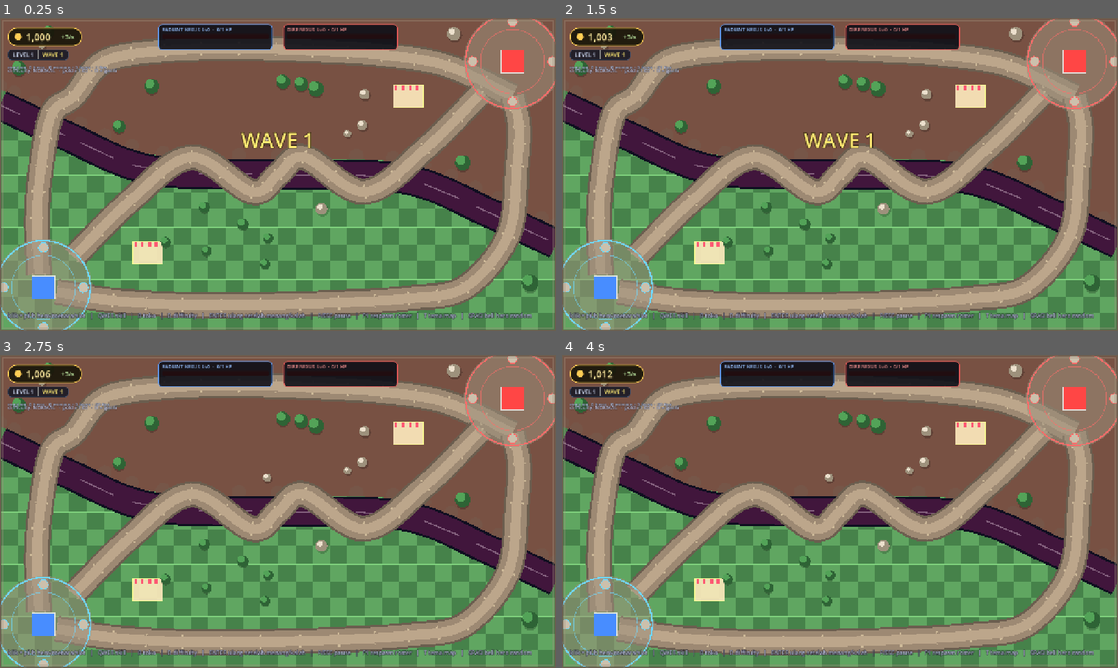
Above: before the commit, frames 1-4 (two rows, left to right).
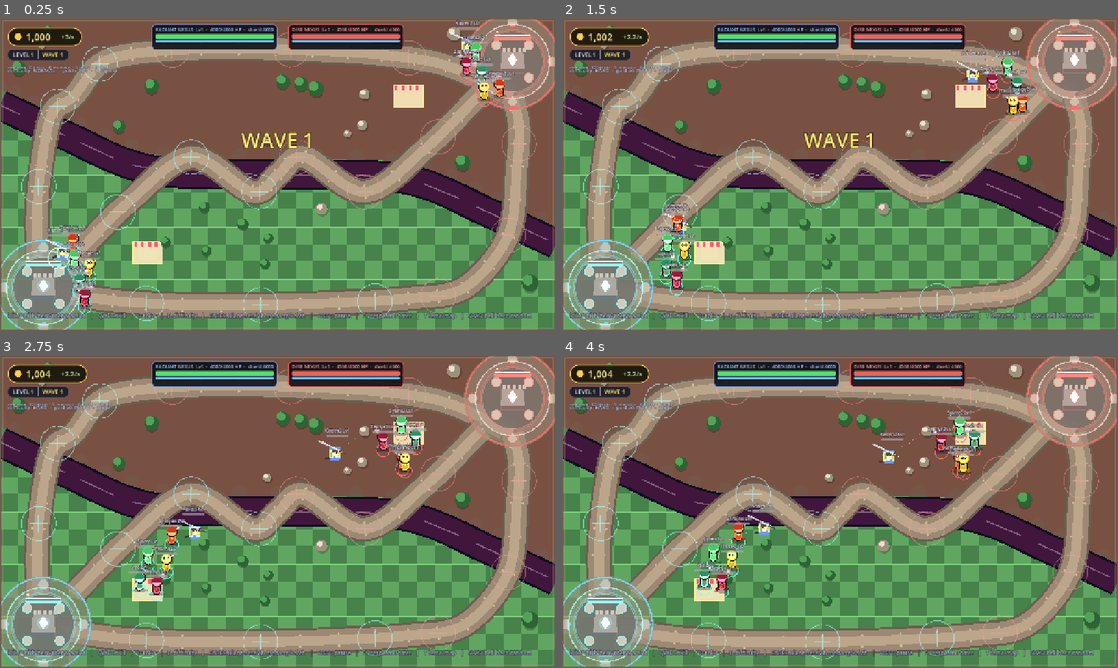
Above: after the commit, the same moments.

Repository: dharmawantoxi/mystic-arena
Game: Godot game, scene res://scenes/main.tscn
Same seed, same stepped clock (60 frames per second), same inputs: the game is played once before the commit and once after it.
Inputs (mouse positions are in pixels of both pictures, inside the frame that each line leads up to):
- Up to frame 1 (0.25 s): no input
- Up to frame 2 (1.5 s): tap Enter (restart_match) at 0.5 s; move the mouse to (962, 158) at 0.52 s; hold D (cycle_difficulty) 0.53-1.28 s; click (962, 158) at 0.67 s; tap B (toggle_shop) at 0.77 s; move the mouse to (728, 190) at 1.27 s; tap Space at 1.35 s; click (728, 190) at 1.42 s
- Up to frame 3 (2.75 s): tap B (toggle_shop) at 1.52 s; move the mouse to (333, 442) at 2.02 s; tap F at 2.1 s; click (333, 442) at 2.17 s
- Up to frame 4 (4 s): move the mouse to (812, 574) at 2.77 s; tap P at 2.85 s; click (812, 574) at 2.92 s; tap B (toggle_shop) at 3.02, 3.77 s; tap Enter (restart_match) at 3.5 s; move the mouse to (1006, 558) at 3.52 s; tap T at 3.6 s; click (1006, 558) at 3.67 s

The runs differ from the first frame. In frame 1, 7.3% of the frame differs, in the area x 1-99%, y 0-99%; in frame 2, 7.8%; in frame 3, 8.0%; in frame 4, 8.1%, in the area x 1-99%, y 1-99%.
Error before the commit: Parse Error: Cannot infer the type of "p" variable because the value doesn't have a set type. (res://scripts/items/ItemInventory.gd:244)

Commit message:
fix(godot): resolve dynamic value type inference errors
Co-authored-by: arena-agent <297053741+arena-agent@users.noreply.github.com>

Diff:
--- a/godot/scenes/main/Main.gd
+++ b/godot/scenes/main/Main.gd
@@ -523,7 +523,7 @@
 	for h in get_tree().get_nodes_in_group("heroes"):
 		if not is_instance_valid(h) or not h.has_method("set_selected"):
 			continue
-		var is_pick := (h == hero)
+		var is_pick: bool = (h == hero)
 		h.set_selected(is_pick)
 		if "player_controlled" in h:
 			h.player_controlled = is_pick and str(h.get("team")) == "blue"
--- a/godot/scripts/core/TowerDB.gd
+++ b/godot/scripts/core/TowerDB.gd
@@ -336,7 +336,7 @@
 func shield_cfg() -> Dictionary:
 	var cfg = nexus_data.get("shield")
 	if cfg is Dictionary and not cfg.is_empty():
-		var out := cfg.duplicate()
+		var out: Dictionary = cfg.duplicate()
 		out["color_blue"] = _color_from(cfg.get("color_blue", ""), FALLBACK_SHIELD["color_blue"])
 		out["color_red"] = _color_from(cfg.get("color_red", ""), FALLBACK_SHIELD["color_red"])
 		return out
--- a/godot/scripts/items/ItemInventory.gd
+++ b/godot/scripts/items/ItemInventory.gd
@@ -241,7 +241,7 @@
 	for s in slots:
 		if str(s) == "":
 			continue
-		var p := db.passive(str(s))
+		var p: Dictionary = db.passive(str(s))
 		if str(p.get("name", "")) == "Cleave":
 			return [float(p.get("cleave_pct", 0.5)), float(p.get("cleave_radius", 110))]
 	return []
@@ -256,7 +256,7 @@
 	for s in slots:
 		if str(s) == "":
 			continue
-		var p := db.passive(str(s))
+		var p: Dictionary = db.passive(str(s))
 		total += float(p.get("armor_shred", 0.0))
 	return total
 
@@ -326,7 +326,7 @@
 	for s in slots:
 		if str(s) == "":
 			continue
-		var a := db.aura(str(s))
+		var a: Dictionary = db.aura(str(s))
 		if not a.is_empty():
 			out.append(a)
 	return out
--- a/godot/scripts/skills/SkillBook.gd
+++ b/godot/scripts/skills/SkillBook.gd
@@ -211,7 +211,7 @@
 			cds[key] = maxf(0.0, float(cds[key]) * (1.0 - cdr))
 	active_skill = key
 	active_skill_timer = _visual_duration(key)
-	var shake := {"q": 8.0, "w": 5.0, "e": 6.0, "r": 15.0}[key]
+	var shake: float = {"q": 8.0, "w": 5.0, "e": 6.0, "r": 15.0}[key]
 	_shake(shake)
 	# Spell vamp (Octarine Core): heal instan sebesar % skill_damage
 	if inv != null:
@@ -642,7 +642,7 @@
 	var cs = _combat()
 	if cs == null or target == null or not is_instance_valid(target):
 		return
-	var amount := cs.calc_skill_damage(hero, mult)
+	var amount: float = cs.calc_skill_damage(hero, mult)
 	if amount <= 0.0:
 		return
 	cs.apply_damage(target, amount, str(hero.get("team")), "normal", hero,
--- a/godot/scripts/systems/CombatSystem.gd
+++ b/godot/scripts/systems/CombatSystem.gd
@@ -176,7 +176,7 @@
 			_float_text(target, "WIND", false)
 			return 0.0
 		# evasion item + blind aura
-		var miss := st.miss_chance(is_physical)
+		var miss: float = st.miss_chance(is_physical)
 		if miss > 0.0 and randf() < miss:
 			_float_text(target, "MISS", false)
 			return 0.0
Not shown, changed: godot/README.md
